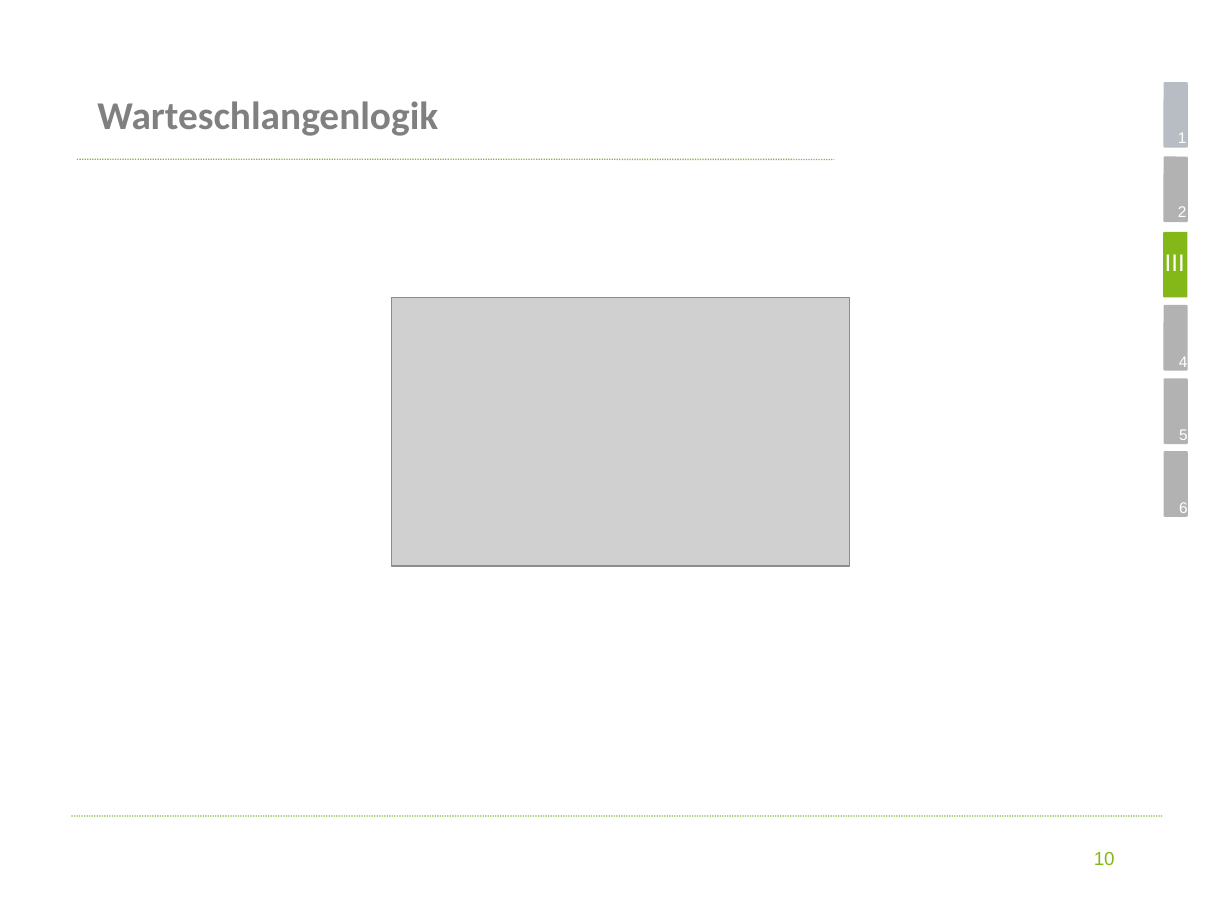
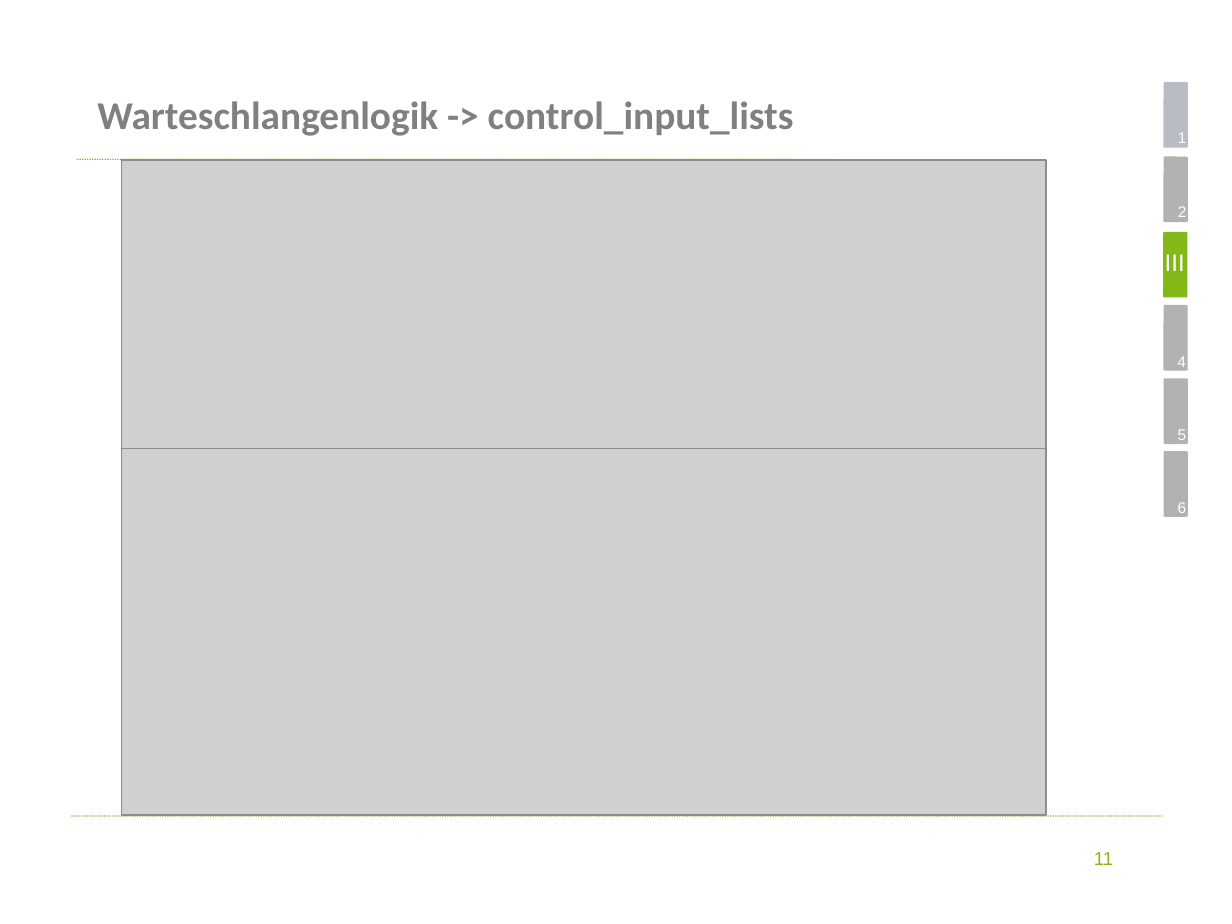
Before and after one commit to koeni90/elevatorUML, a slide deck: slide 11 of Präsentation.pptx (slide 10 before the commit). Drawn at 1232x924 pixels with LibreOffice and Linux fonts; fonts in the diff are those of the drawing; grey boxes stand for pictures; background and template pictures are left out. Boxes give left, top, right and bottom in pixels: in the first picture for what was removed or moved away, otherwise in the second. Text is boxed around its words. In the diff, an @@ line names an element or a change of style, - is before the commit and + after.

```diff
--- a/Präsentation.pptx
+++ b/Präsentation.pptx
@@ title at (x1=97, y1=101, x2=794, y2=136): text changed @@
-Warteschlangenlogik
+Warteschlangenlogik -> control_input_lists
@@ picture added at (x1=121, y1=160, x2=1046, y2=448) @@
@@ picture removed at (x1=392, y1=297, x2=850, y2=565) @@
@@ text "5" rewrapped from (x1=1179, y1=429, x2=1188, y2=444) to (x1=1178, y1=429, x2=1187, y2=440) @@
@@ picture added at (x1=121, y1=448, x2=1046, y2=816) @@
@@ page number at (x1=1094, y1=852, x2=1114, y2=865): text changed @@
-10
+11
```
Also in this commit, not shown: 12 other slides changed, 6 slides added, 4 slides removed, 2 other files.
